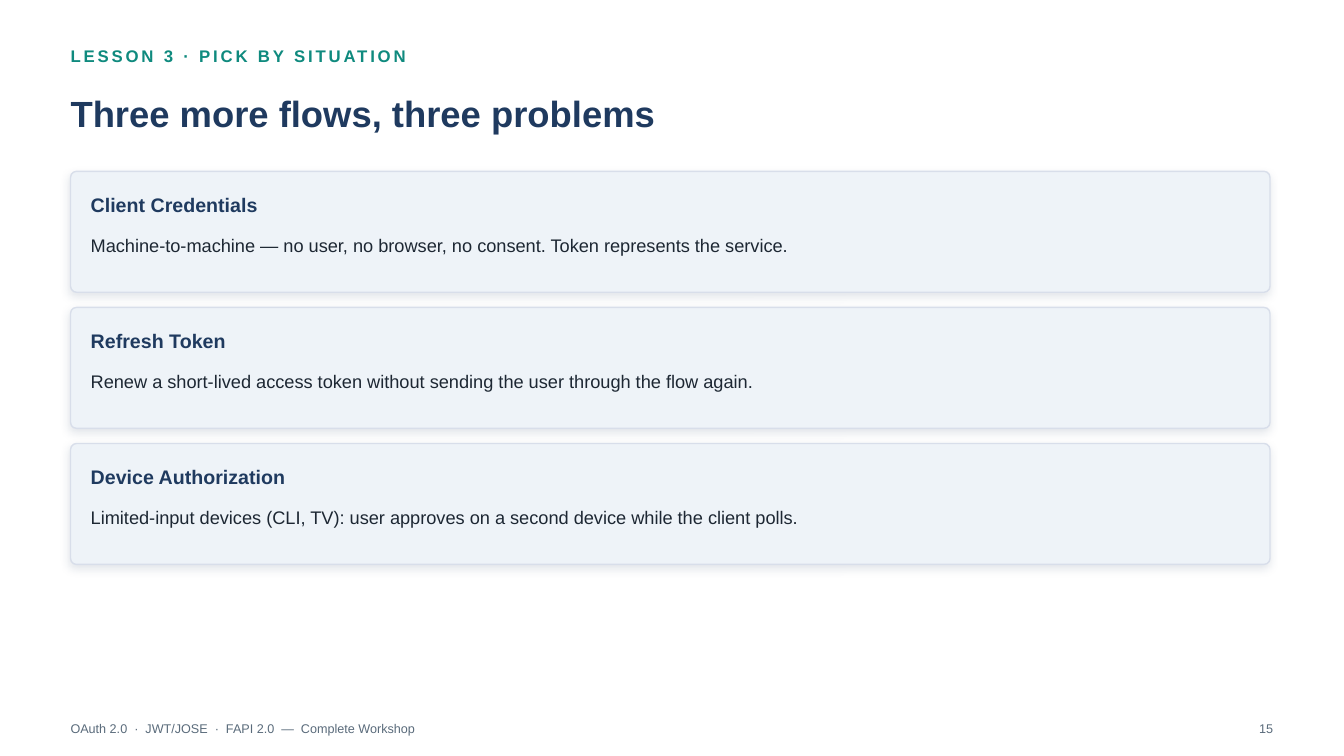
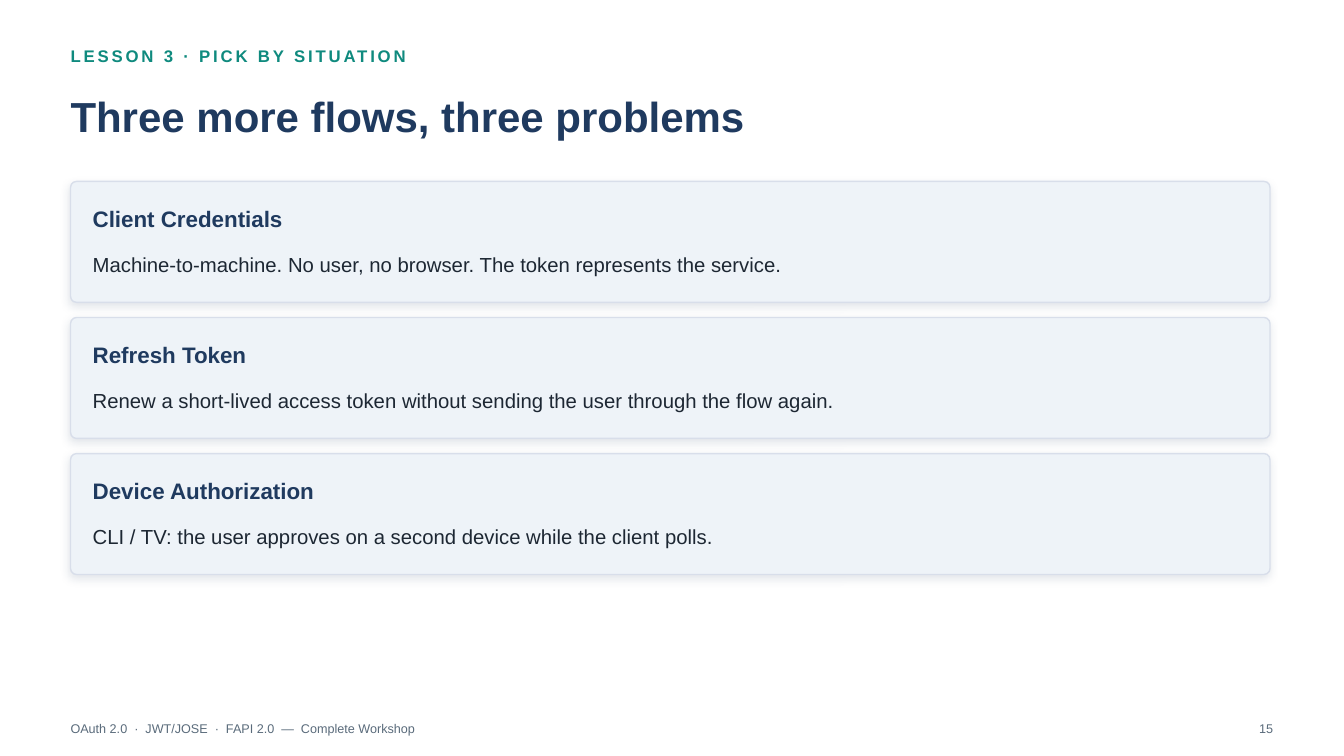
Before and after one commit to jufianto/blog-resource, a slide deck: slide 15 of oauth-learn/export/presentations/oauth_complete_workshop_lessons_1_8.pptx. Drawn at 1344x756 pixels with LibreOffice and Linux fonts; fonts in the diff are those of the drawing. Boxes give left, top, right and bottom in pixels: in the first picture for what was removed or moved away, otherwise in the second. Text is boxed around its words. In the diff, an @@ line names an element or a change of style, - is before the commit and + after.

```diff
--- a/oauth-learn/export/presentations/oauth_complete_workshop_lessons_1_8.pptx
+++ b/oauth-learn/export/presentations/oauth_complete_workshop_lessons_1_8.pptx
@@ text "Three more flows, three problems" at bbox=[71, 101, 744, 141]: size 26 to 30 pt @@
@@ text "Client Credentials": place and size @@
-text "Client Credentials" at bbox=[91, 197, 258, 212]
+text "Client Credentials" at bbox=[93, 210, 283, 228]
@@ text at bbox=[93, 257, 781, 277]: text changed; size 13 to 14.5 pt @@
-Machine-to-machine — no user, no browser, no consent. Token represents the service.
+Machine-to-machine. No user, no browser. The token represents the service.
@@ text "Refresh Token": place and size @@
-text "Refresh Token" at bbox=[91, 333, 225, 348]
+text "Refresh Token" at bbox=[93, 346, 246, 364]
@@ text "Renew a short-lived access token ...": place and size @@
-text "Renew a short-lived access token ..." at bbox=[91, 374, 752, 392]
+text "Renew a short-lived access token ..." at bbox=[93, 393, 833, 413]
@@ text "Renew a short-lived access token ..." at bbox=[93, 393, 833, 413]: size 13 to 14.5 pt; more space between paragraphs @@
@@ 3 rounded rectangles: place and size @@
-3 rounded rectangles at bbox=[71, 171, 1270, 565]
+3 rounded rectangles at bbox=[71, 181, 1270, 575]
@@ size 14 to 16 pt in 3 elements at bbox=[93, 210, 283, 228], bbox=[93, 346, 246, 364], bbox=[93, 482, 314, 500] @@
@@ text "Device Authorization": place and size @@
-text "Device Authorization" at bbox=[91, 469, 285, 484]
+text "Device Authorization" at bbox=[93, 482, 314, 500]
@@ text at bbox=[93, 529, 712, 549]: text changed; size 13 to 14.5 pt @@
-Limited-input devices (CLI, TV): user approves on a second device while the client polls.
+CLI / TV: the user approves on a second device while the client polls.
```
Also in this commit, not shown: 23 other slides changed, 30 other files.
